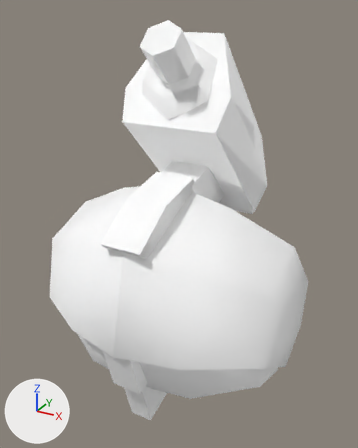
Before and after pictures for a commit that changed the OBJ model Assets/Art/Nova1492/GXConverted/Models/Characters/MobAndBoss/datan_common_mob11-body_3f49810d.obj.
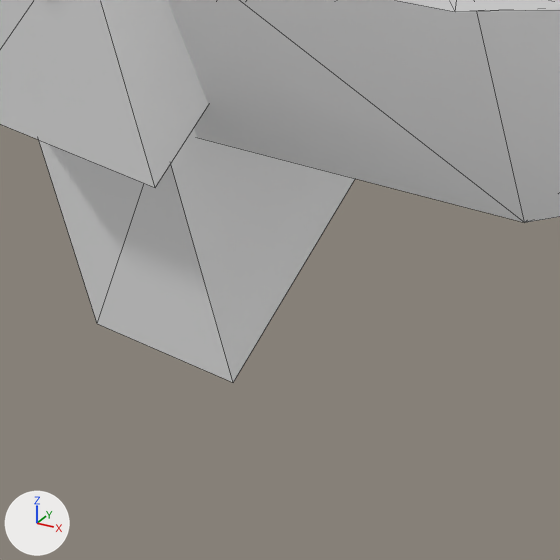
The first picture shows the older version from a 50 mm camera at (0.761, -1.302, 1.277) aimed at (-0.039, 0.152, 0.55). The close-ups show the older and then the newer version on the part from 33% to 54% of the width and 82% to 99% of the height of that picture. Only the edits that show in the close-ups are written down. Arrows for +X, +Y and +Z are at lower left; the lights stay in place. The close-ups show mesh edges as thin lines. Where no turn or scale is listed for an object, it has been applied to the vertices.

Before the edit, the objects in view are built like this:
```python
me_datan_common_mob11_body_3f49810d = bpy.data.meshes.new('datan_common_mob11-body_3f49810d')
me_datan_common_mob11_body_3f49810d.from_pydata(...)  # 127 vertices, 176 faces; spans x -0.409..0.409, y -0.333..0.627, z -0.052..1.24
me_datan_common_mob11_body_3f49810d.materials.append(mat_datan_common_mob11_body_3f49810d)  # white #ffffff
ob_datan_common_mob11_body_3f49810d = bpy.data.objects.new('datan_common_mob11-body_3f49810d', me_datan_common_mob11_body_3f49810d)
ob_datan_common_mob11_body_3f49810d.location = (0.0, 0.0, 0.0)
```
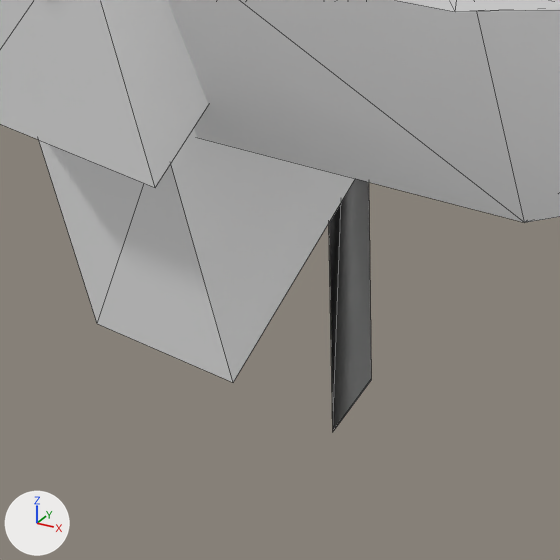
Location of each change, [x1, y1, x2, y2] in pixels of the close-ups (560 x 560 px):
'datan_common_mob11-body_3f49810d_mesh03', added
    after: [329, 179, 371, 431]
'datan_common_mob11-body_3f49810d_mesh06', added
    after: [329, 179, 371, 429]

Patch to the scene script:
```diff
--- a/Assets/Art/Nova1492/GXConverted/Models/Characters/MobAndBoss/datan_common_mob11-body_3f49810d.obj.py
+++ b/Assets/Art/Nova1492/GXConverted/Models/Characters/MobAndBoss/datan_common_mob11-body_3f49810d.obj.py
@@ me_datan_common_mob11_body_3f49810d_mesh06 @@
+me_datan_common_mob11_body_3f49810d_mesh06.from_pydata([(0.0, -0.04, -0.242), (0.0, -0.042, 0.242), (0.0, -0.001, 0.242), (0.0, 0.002, -0.242)], [], [(0, 1, 2), (2, 3, 0)])
+me_datan_common_mob11_body_3f49810d_mesh06.materials.append(mat_datan_common_mob11_body_3f49810d)  # white #ffffff
@@ me_datan_common_mob11_body_3f49810d_mesh03 @@
+me_datan_common_mob11_body_3f49810d_mesh03.from_pydata([(0.0, -0.04, -0.243), (0.0, -0.042, 0.243), (0.0, -0.001, 0.243), (0.0, 0.002, -0.243)], [], [(0, 1, 2), (2, 3, 0)])
+me_datan_common_mob11_body_3f49810d_mesh03.materials.append(mat_datan_common_mob11_body_3f49810d)  # white #ffffff
@@ ob_datan_common_mob11_body_3f49810d_mesh06 @@
+ob_datan_common_mob11_body_3f49810d_mesh06 = bpy.data.objects.new('datan_common_mob11-body_3f49810d_mesh06', me_datan_common_mob11_body_3f49810d_mesh06)
+ob_datan_common_mob11_body_3f49810d_mesh06.location = (0.0, 0.0, 0.0)
@@ ob_datan_common_mob11_body_3f49810d_mesh03 @@
+ob_datan_common_mob11_body_3f49810d_mesh03 = bpy.data.objects.new('datan_common_mob11-body_3f49810d_mesh03', me_datan_common_mob11_body_3f49810d_mesh03)
+ob_datan_common_mob11_body_3f49810d_mesh03.location = (0.0, 0.0, 0.0)
```
